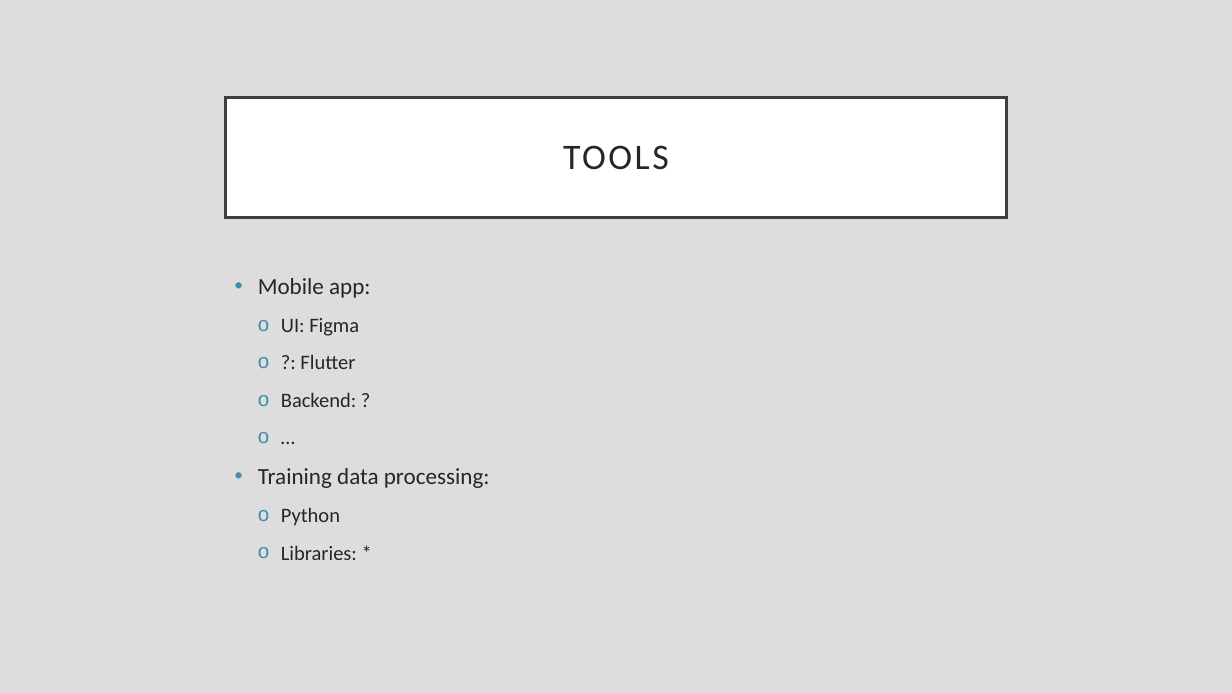
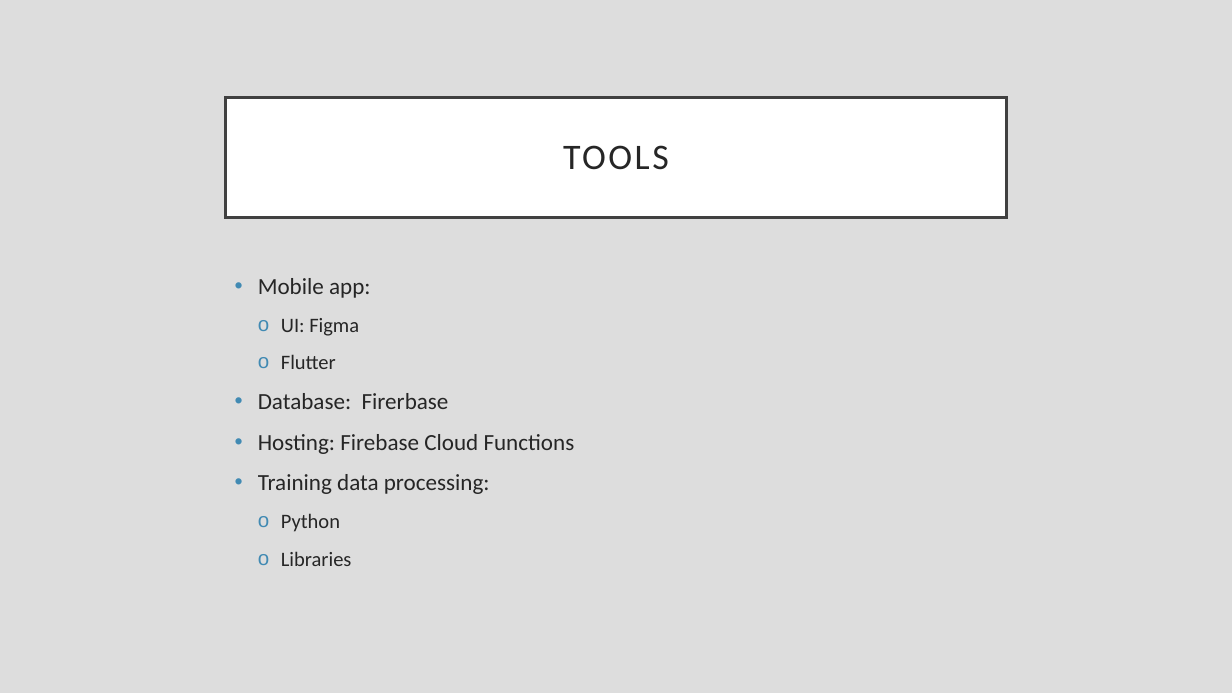
Before and after one commit to reddiamond1234/app-for-training-analisys, a slide deck: slide 5 of ProjectPresentation.pptx (slide 7 before the commit). Drawn at 1232x693 pixels with LibreOffice and Linux fonts; fonts in the diff are those of the drawing. Boxes give left, top, right and bottom in pixels: in the first picture for what was removed or moved away, otherwise in the second. Text is boxed around its words. In the diff, an @@ line names an element or a change of style, - is before the commit and + after.

```diff
--- a/ProjectPresentation.pptx
+++ b/ProjectPresentation.pptx
@@ text at box(258, 354, 575, 454): text changed; size 16 to 18 pt @@
-  o ?: Flutter
-  o Backend: ?
-  o …
+  o Flutter
+• Database: Firerbase
+• Hosting: Firebase Cloud Functions
@@ text at box(281, 551, 352, 566): text changed @@
-  o Libraries: *
+  o Libraries
```
Also in this commit, not shown: 5 other slides changed, 4 slides added, 3 slides removed, 2 other files.
